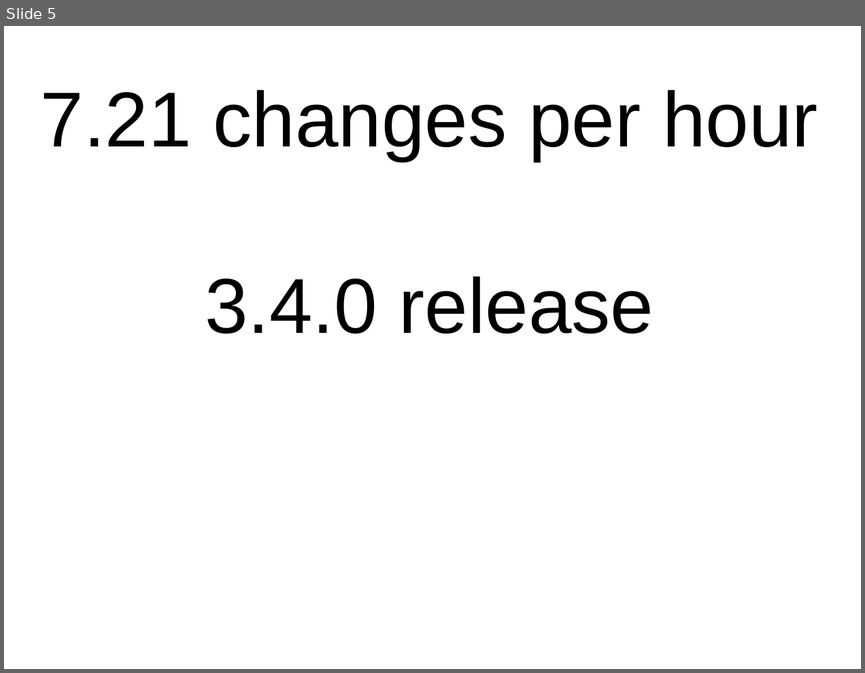
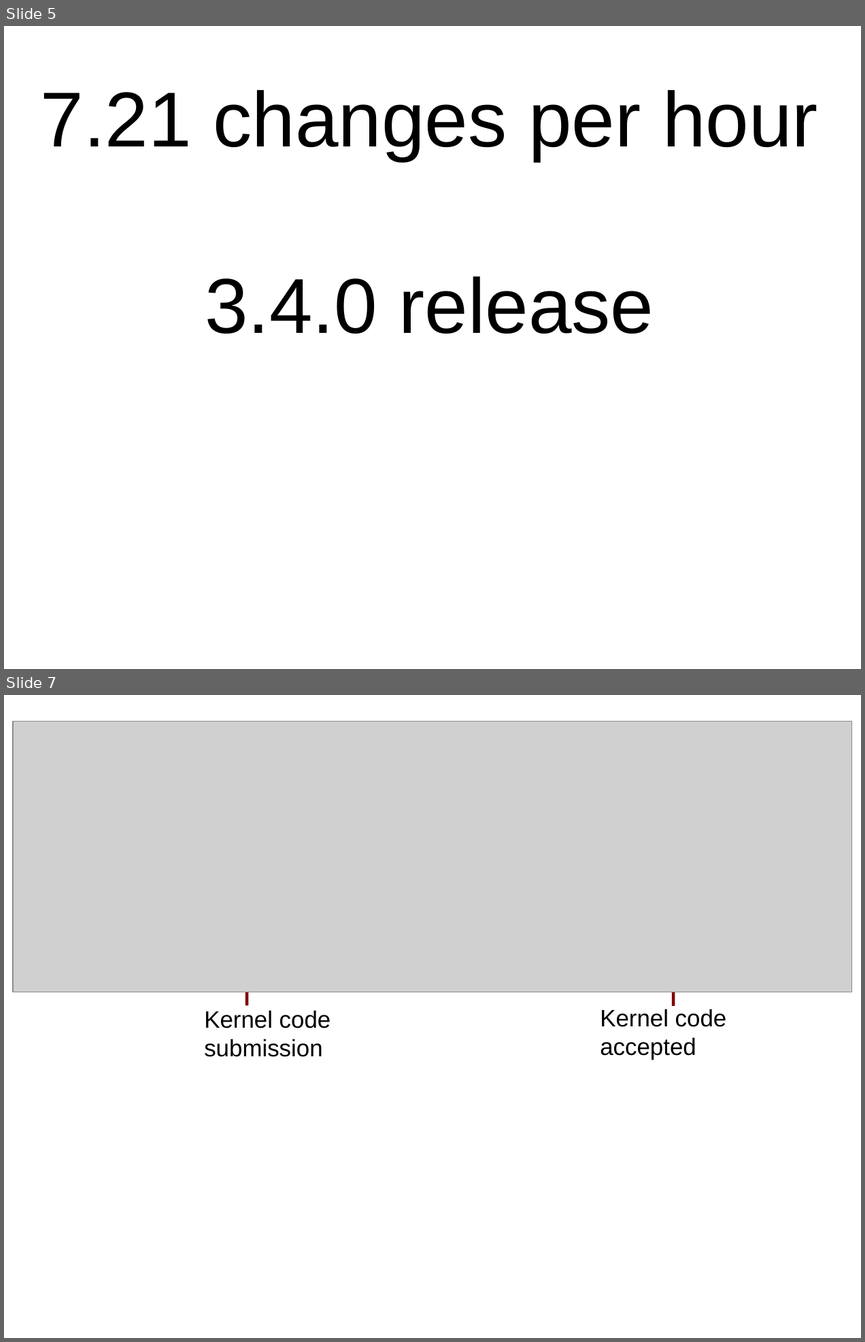
Before and after one commit to gregkh/presentation-linux-maintainer, a slide deck: maintainer.odp. Shown one above the other, each under a label of ours: slide 5 before the commit, slides 5 and 7 after it; the slides between them are not shown. The pictures are 865x673 and 865x1342 pixels, drawn with LibreOffice and Linux fonts; fonts in the diff are those of the drawing; grey boxes stand for pictures. Boxes give left, top, right and bottom in pixels: in the first picture for what was removed or moved away, otherwise in the second. Text is boxed around its words. In the diff, an @@ line names an element or a change of style, - is before the commit and + after.

```diff
--- a/maintainer.odp
+++ b/maintainer.odp
@@ slide 7 added at (4,695,861,1338), background #FFFFFF @@
@@ picture added at (13,722,852,992) @@
@@ arrow added from (247, 1005) to (247, 841), #800000 2.89 pt @@
@@ arrow added from (673, 1006) to (673, 841), #800000 2.89 pt @@
@@ text added at (204,1010,331,1057), 22 pt, text #000000 @@
+Kernel code
+submission
@@ text added at (600,1008,727,1059), 22 pt, text #000000 @@
+Kernel code
+accepted
```
Also in this commit, not shown: 1 other slide added, 1 other file.
